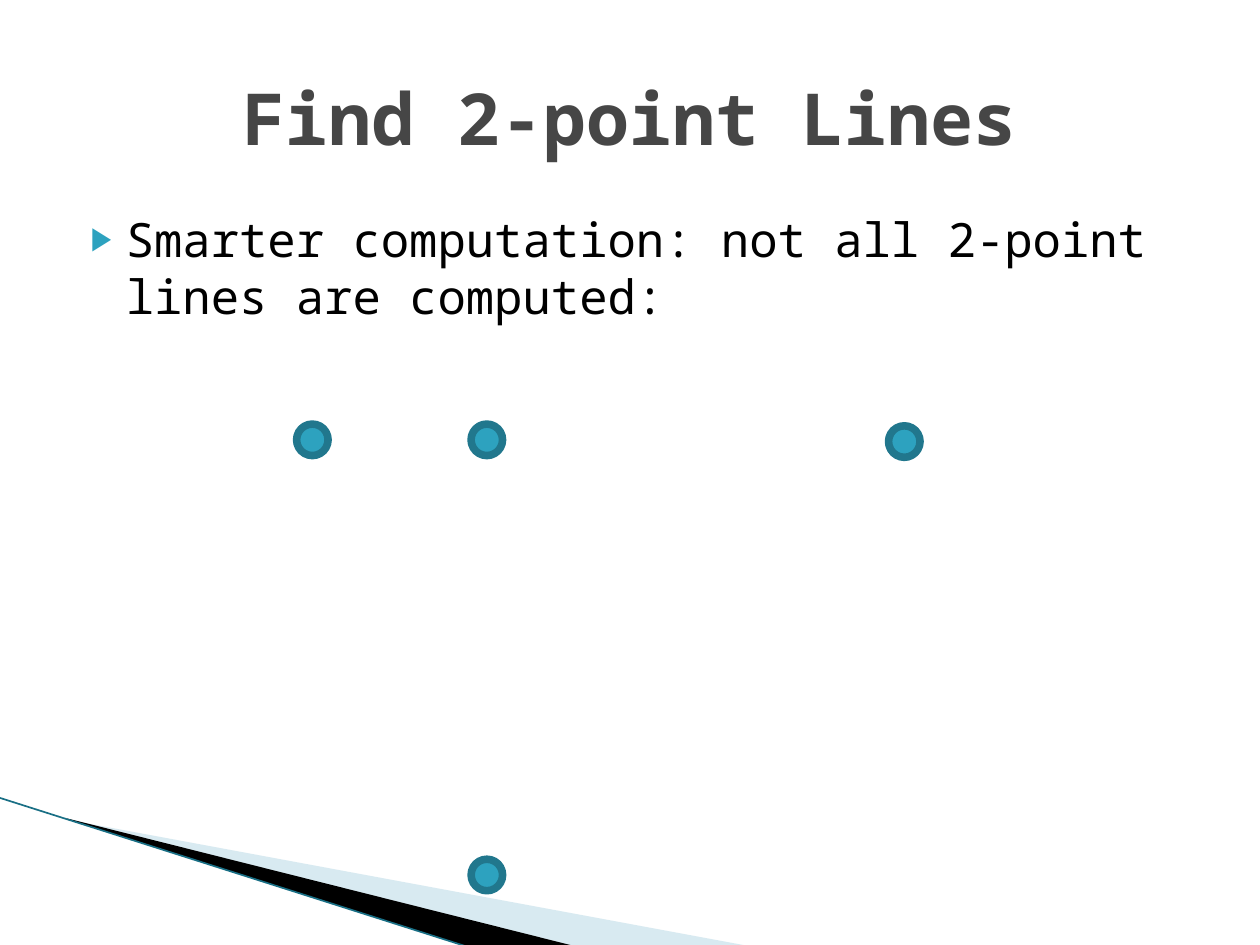
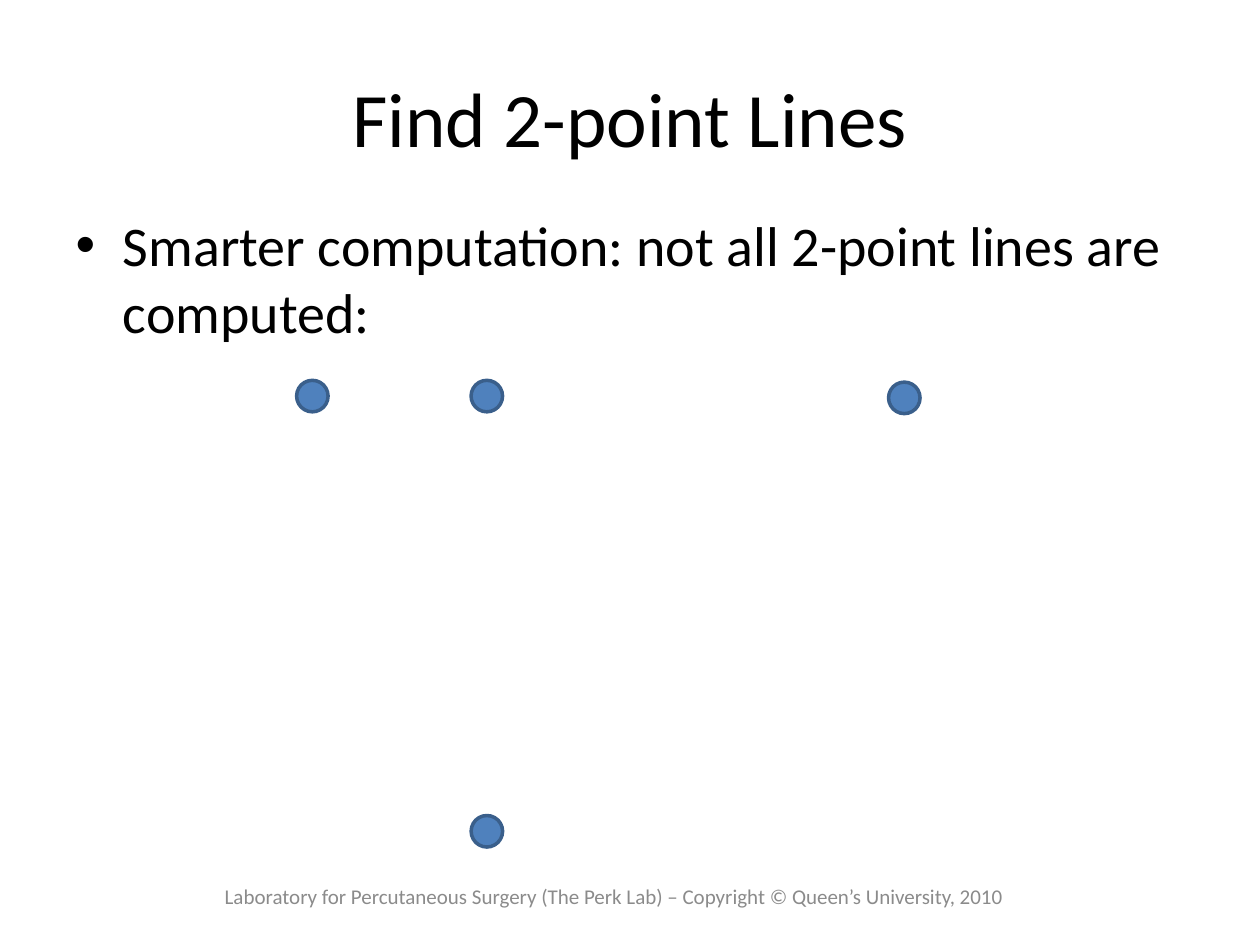
Before and after one commit to thewtex/Plus, a slide deck: slide 8 of PlusLib/docs/UsFidSegAlgo/Fiducial Pattern Recognition.pptx. Drawn at 1260x945 pixels with LibreOffice and Linux fonts; fonts in the diff are those of the drawing; background and template pictures are left out. Boxes give left, top, right and bottom in pixels: in the first picture for what was removed or moved away, otherwise in the second. Text is boxed around its words. In the diff, an @@ line names an element or a change of style, - is before the commit and + after.

```diff
--- a/PlusLib/docs/UsFidSegAlgo/Fiducial Pattern Recognition.pptx
+++ b/PlusLib/docs/UsFidSegAlgo/Fiducial Pattern Recognition.pptx
@@ title "Find 2-point Lines" at bbox=[352, 93, 907, 160]: size 41 to 44 pt, font Noto Sans Mono to Calibri, text colour #464646 to #000000, bold off @@
@@ text "Smarter computation: not all 2-point ..." at bbox=[123, 227, 1160, 342]: size 27 to 32 pt, font Noto Sans Mono to Calibri; bullet ▶ to •; more space between paragraphs @@
@@ line removed from (0, 798) to (467, 945) @@
@@ freeform shape removed at bbox=[67, 818, 576, 945] @@
@@ freeform shape removed at bbox=[69, 819, 750, 945] @@
@@ 4 ellipses: place and size @@
-4 ellipses at bbox=[296, 425, 920, 891]
+4 ellipses at bbox=[296, 381, 920, 847]
@@ fill #2DA2BF to #4F81BD; outline #21788D 4.33 pt to #3A5F8C 2 pt in 4 elements at bbox=[296, 381, 328, 412], bbox=[471, 381, 503, 412], bbox=[888, 382, 920, 413], bbox=[471, 815, 503, 847] @@
@@ text added at bbox=[225, 889, 1002, 908], 12 pt, text #8C8C8C @@
+Laboratory for Percutaneous Surgery (The Perk Lab) – Copyright © Queen’s University, 2010
```
Also in this commit, not shown: 18 other slides changed.
